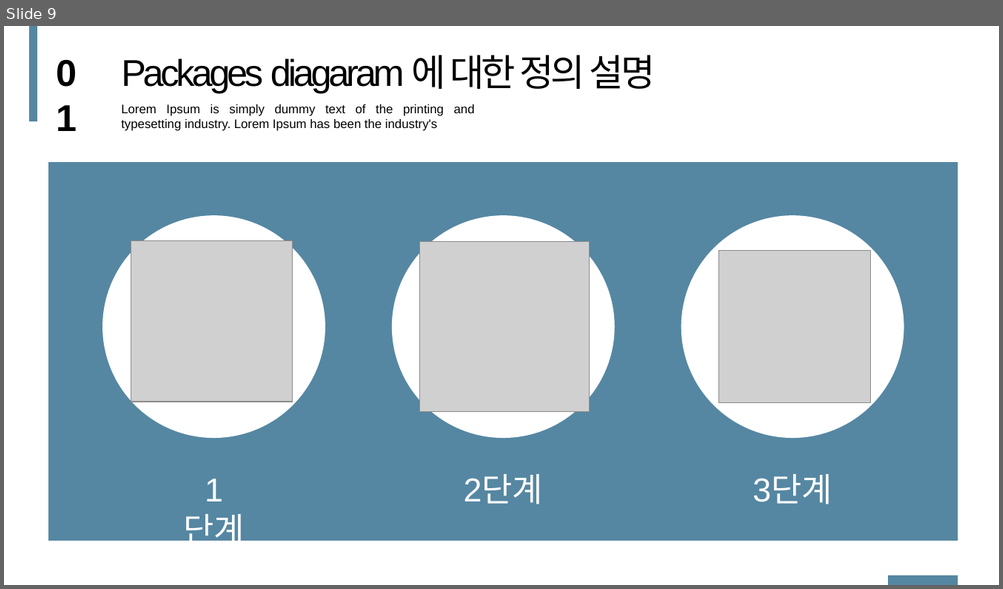
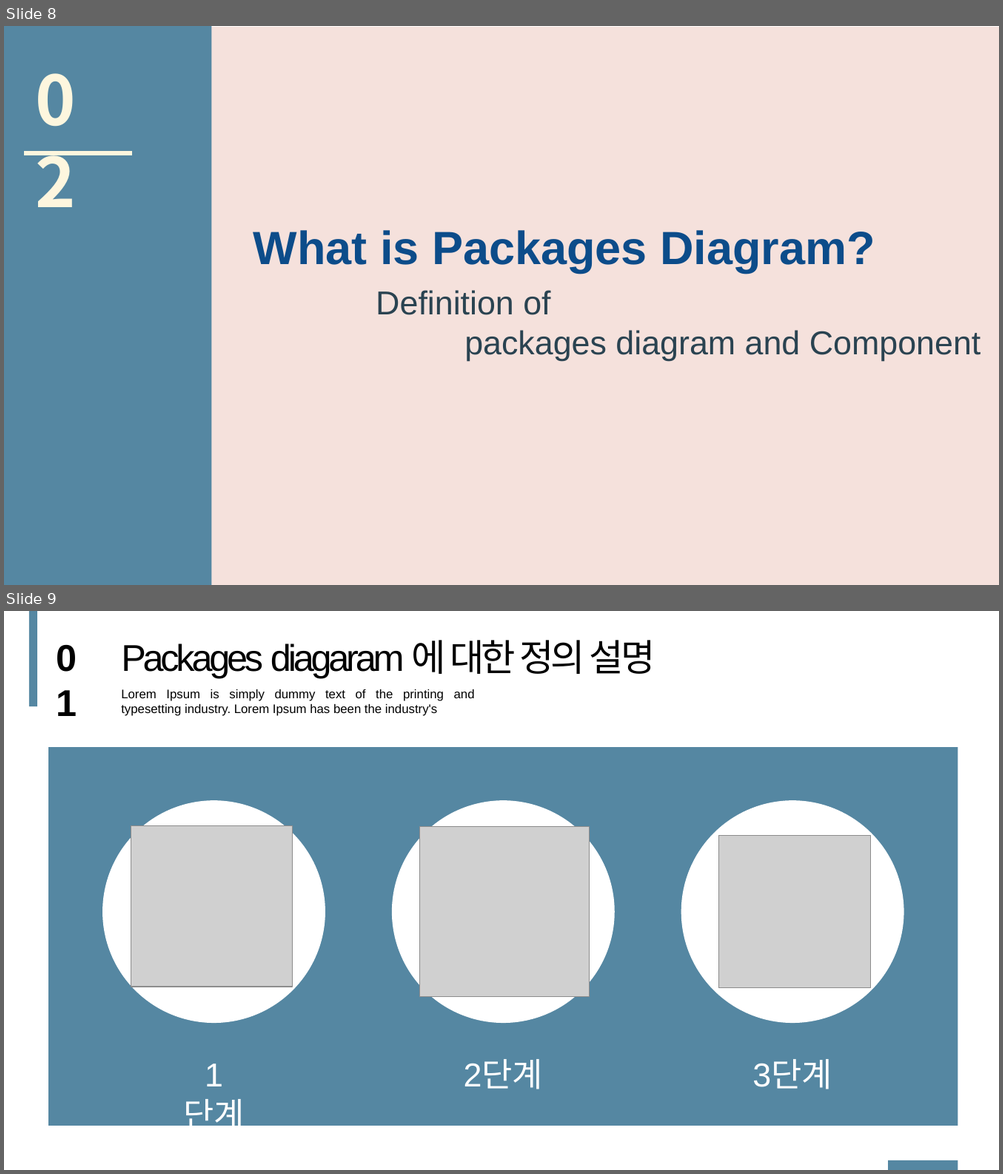
Before and after one commit to lejk8104/Project_Package_Diagram, a slide deck: Why we use UML_초안.pptx. Shown one above the other, each under a label of ours: slide 9 before the commit, slides 8 and 9 after it. The pictures are 1003x589 and 1003x1174 pixels, drawn with LibreOffice and Linux fonts; fonts in the diff are those of the drawing; grey boxes stand for pictures; background and template pictures are left out. Boxes give left, top, right and bottom in pixels: in the first picture for what was removed or moved away, otherwise in the second. Text is boxed around its words. In the diff, an @@ line names an element or a change of style, - is before the commit and + after.

```diff
--- a/Why we use UML_초안.pptx
+++ b/Why we use UML_초안.pptx
@@ slide 8 added at box(4, 26, 999, 585), background picture (left out) @@
@@ rectangle added at box(4, 27, 999, 585), fill #EFCEC5 at 60% opacity @@
@@ rectangle added at box(4, 26, 211, 585), fill #5587A2 @@
@@ text added at box(28, 53, 123, 144), 66 pt, text #FDF6DE, bold @@
+02
@@ line added from (24, 153) to (132, 153), #FDF6DE 4.5 pt @@
@@ text added at box(253, 230, 874, 272), 45 pt, text #0C4C8A, bold @@
+What is Packages Diagram?
@@ text added at box(375, 290, 981, 361), 32 pt, text #2B4351 @@
+Definition of
+packages diagram and Component
```
Also in this commit, not shown: 3 slides changed, 2 other slides added, 3 slides removed.
